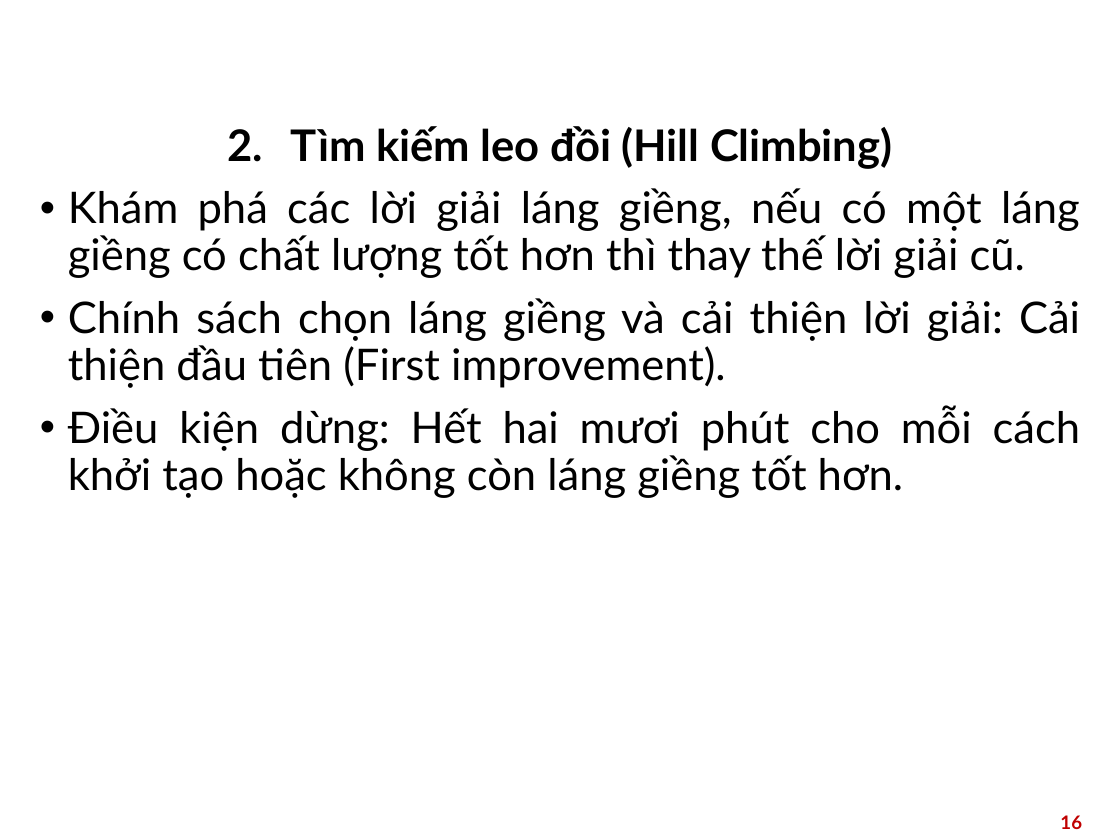
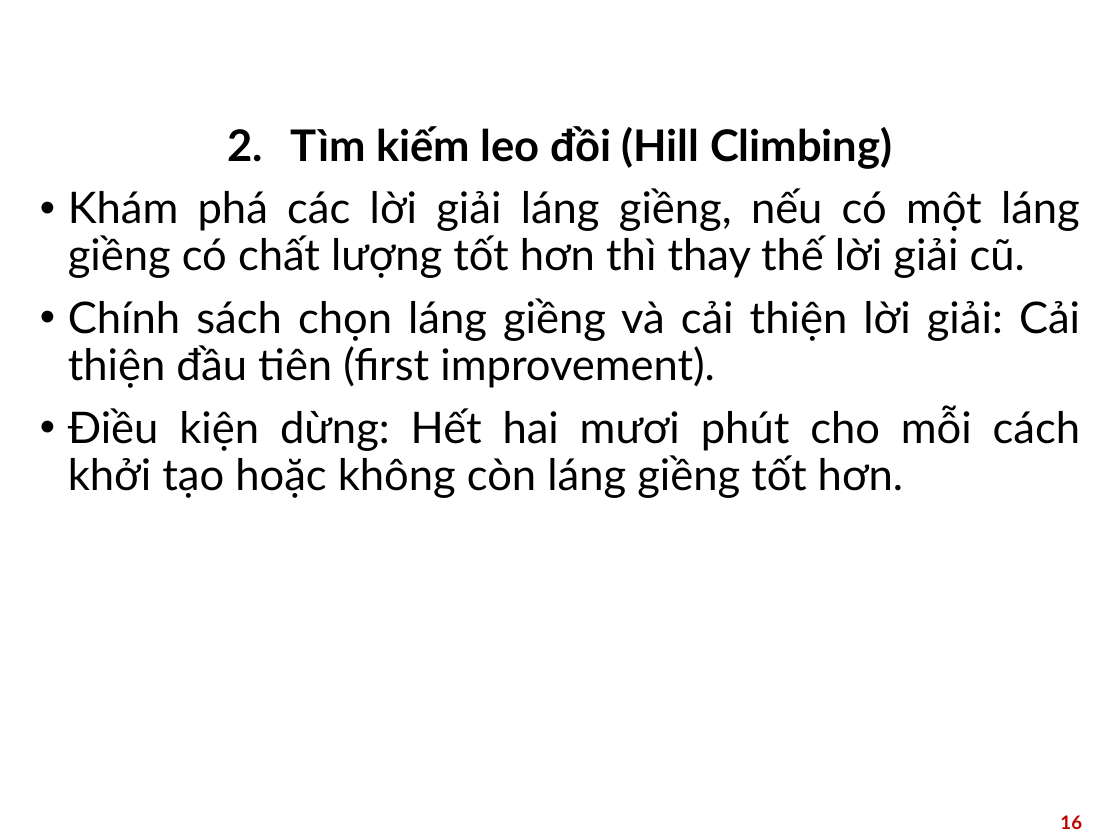
Before and after one commit to datvt029999/tsptw, a slide deck: slide 16 of assets/slides.pptx. Drawn at 1120x840 pixels with LibreOffice and Linux fonts; fonts in the diff are those of the drawing; background and template pictures are left out. Boxes give left, top, right and bottom in pixels: in the first picture for what was removed or moved away, otherwise in the second. Text is boxed around its words. In the diff, an @@ line names an element or a change of style, - is before the commit and + after.

```diff
--- a/assets/slides.pptx
+++ b/assets/slides.pptx
@@ text at (x1=68, y1=298, x2=1080, y2=388): text changed @@
-• Chính sách chọn láng giềng và cải thiện lời giải: Cải thiện đầu tiên (First improvement).
+• Chính sách chọn láng giềng và cải thiện lời giải: Cải thiện đầu tiên (first improvement).
```
Also in this commit, not shown: 5 other slides changed, 1 other file.
